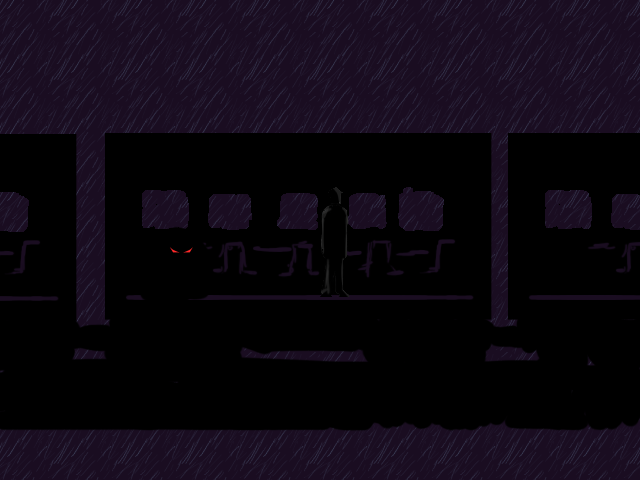
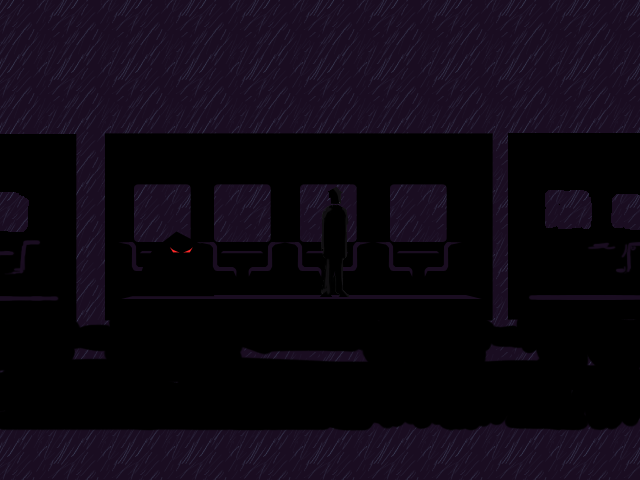
Layers edited between the first and the second (640, 480) image:
painted on "body", masked it over [left=132, top=226, right=215, bottom=300]
painted on "high" over [left=315, top=184, right=354, bottom=300]
removed layer "highlights" from group "train carriage" over [left=189, top=238, right=456, bottom=279]
added group "Section copy 3" with 3 layers in group "train carriage" over [left=119, top=242, right=205, bottom=271]
added layer "seat copy 6" in group "Section copy 3" over [left=119, top=242, right=152, bottom=271]
added group "Section copy 2" with 3 layers in group "train carriage" over [left=199, top=242, right=286, bottom=277]
added layer "seat copy 4" in group "Section copy 2" over [left=199, top=242, right=237, bottom=277]
added layer "seat copy 3" in group "Section copy 2" over [left=248, top=242, right=286, bottom=277]
added group "Section copy" with 3 layers in group "train carriage" over [left=284, top=242, right=371, bottom=277]
added layer "seat copy 2" in group "Section copy" over [left=284, top=242, right=322, bottom=277]
added layer "seat copy" in group "Section copy" over [left=334, top=242, right=371, bottom=277]
added group "Section" with 3 layers in group "train carriage" over [left=375, top=242, right=461, bottom=277]
added layer "seat" (1st of 2, in "train carriage" › "Section") in group "Section" over [left=375, top=242, right=413, bottom=277]
added layer "seat" (2nd of 2, in "train carriage" › "Section") in group "Section" over [left=424, top=242, right=461, bottom=277]
added group "Floor" with 2 layers in group "train carriage" over [left=122, top=295, right=482, bottom=299]
moved "floor highlight" into group "Floor", painted on it, masked it over [left=125, top=294, right=482, bottom=300]
added layer "Shape 1" in group "train carriage" over [left=105, top=133, right=493, bottom=321]
hid "bg", painted on it over [left=105, top=133, right=492, bottom=320]
…and 7 more changes (6 added, 1 painted)
